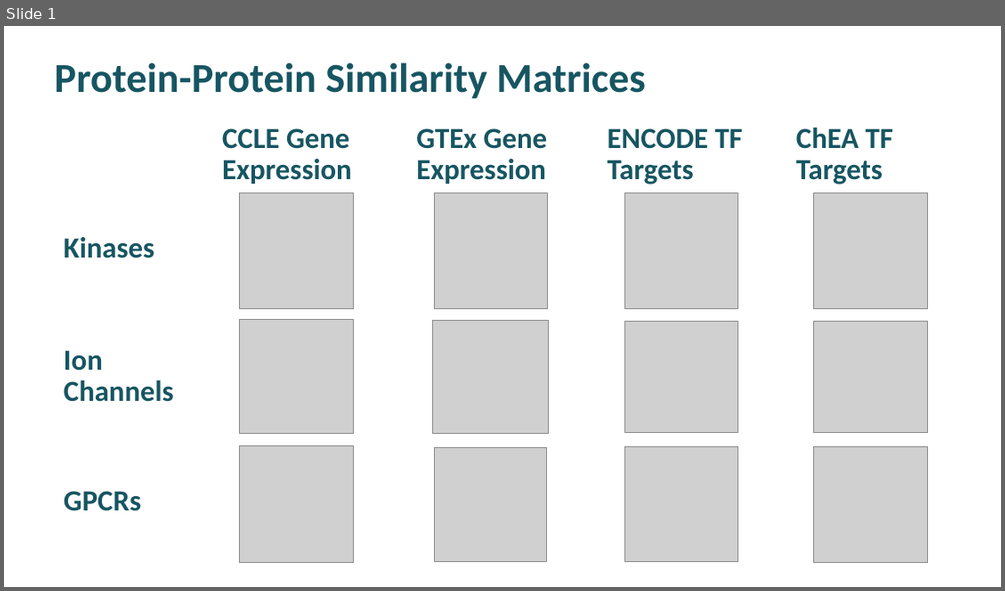
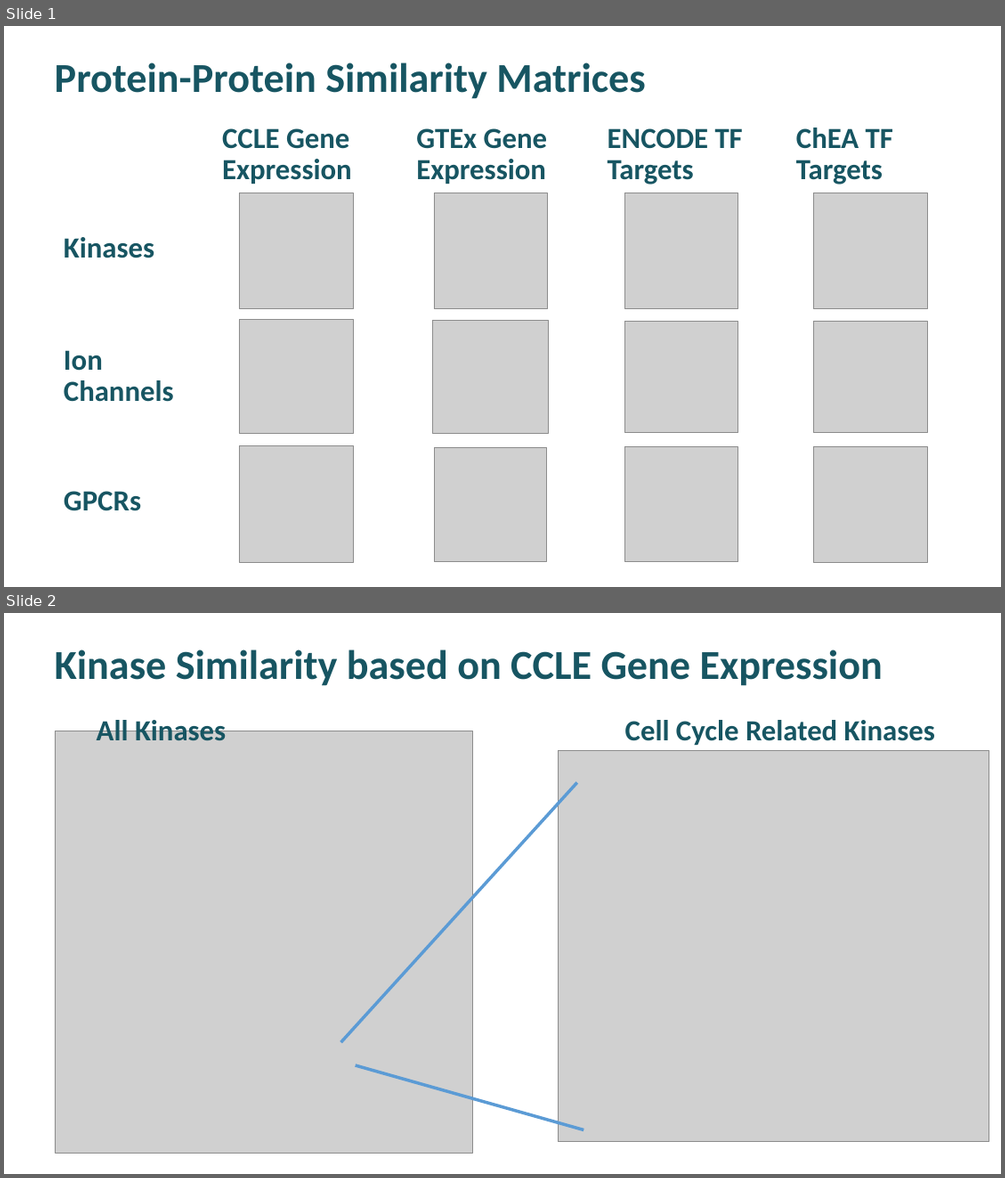
Before and after one commit to MaayanLab/KMC_2019, a slide deck: img/sim_mat_images/similarity_matrices_slide.pptx. Shown one above the other, each under a label of ours: slide 1 before the commit, slides 1 and 2 after it. The pictures are 1005x591 and 1005x1178 pixels, drawn with LibreOffice and Linux fonts; fonts in the diff are those of the drawing; grey boxes stand for pictures. Boxes give left, top, right and bottom in pixels: in the first picture for what was removed or moved away, otherwise in the second. Text is boxed around its words. In the diff, an @@ line names an element or a change of style, - is before the commit and + after.

```diff
--- a/img/sim_mat_images/similarity_matrices_slide.pptx
+++ b/img/sim_mat_images/similarity_matrices_slide.pptx
@@ slide 2 added at (4,613,1001,1174), background #FFFFFF @@
@@ title added at (55,649,882,686), 39.6 pt, text #175562, bold @@
+Kinase Similarity based on CCLE Gene Expression
@@ text added at (97,717,226,740), 28.1 pt, text #175562, bold @@
+All Kinases
@@ picture added at (55,731,473,1152) @@
@@ text added at (625,720,935,745), 28.1 pt, text #175562, bold @@
+Cell Cycle Related Kinases
@@ picture added at (558,751,989,1142) @@
@@ line added from (341, 1042) to (577, 783), #5B9BD5 3 pt @@
@@ line added from (356, 1065) to (583, 1130), #5B9BD5 3 pt @@
```
Also in this commit, not shown: 1 other file.
